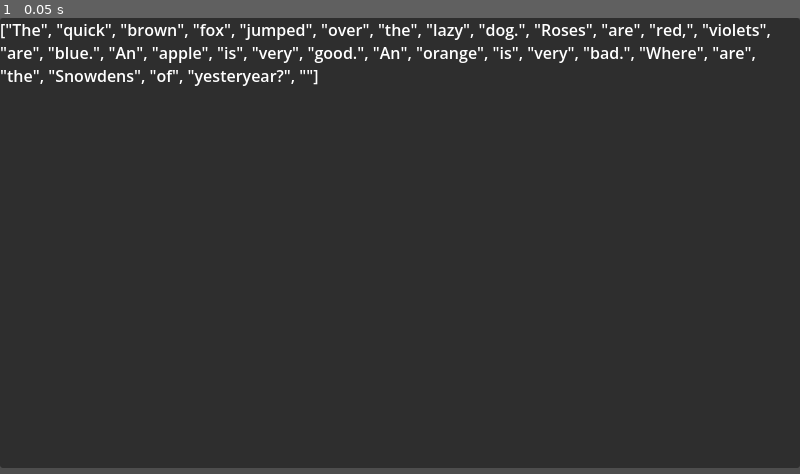
Above: before the commit, frame 1.
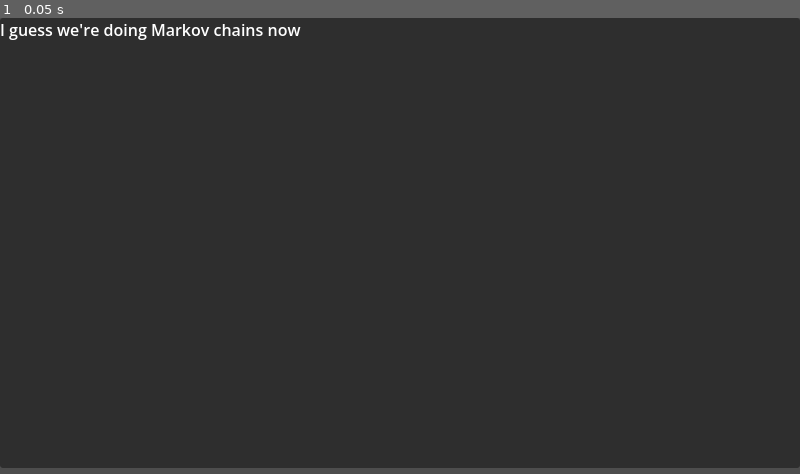
Above: after the commit, the same moment.

Repository: mrxbox1/markov-interactive-fiction
Game: Godot game, scene res://test.tscn
Two runs of this game, one before a commit and one after it. Both use one fixed random seed, a clock stepped at 60 frames per second and the inputs below. The project has no main scene, so this scene is started directly.
Inputs:
- Up to frame 1 (0.05 s): no input

The runs differ from the first frame. In frame 1, 2.5% of the frame differs, in the area x 0-97%, y 1-15%.

Commit message:
i don't know what i'm doinggggggggg

Diff:
--- a/scripts/markov_text_label_test.gd
+++ b/scripts/markov_text_label_test.gd
@@ -3,17 +3,30 @@
 var text_string = FileAccess.get_file_as_string("texts/sample.txt")
 var text_markovified = {}
 
-var text_split = []
 
-# Called when the node enters the scene tree for the first time.
-func _ready() -> void:
-	text_split = text_string.replace(" ", "|").replace("\n", "|")
-	text_split = text_split.split("|")
+
+func markovify_text(input_text):
+	var text_split = input_text.replace(" ", "|").replace("\n", "|")
+	text_split = input_text.split("|")
 
 	for word in len(text_split)-1:
 		#print(text_split[word])
 		text_markovified[text_split[word]] = []
 
+		for other_word in len(text_split)-1:
+			if text_split[other_word] == text_split[word]:
+				text_markovified[text_split[word]].append(text_split[other_word+1])
+
+
+
+func create_text():
+	var random_word = text_markovified.keys().pick_random()
+	var resulting_text = ""
+
+
+
+
+
+func _ready() -> void:
 	print(text_markovified)
-
-	text = str(text_split)
+	markovify_text(text_string)
